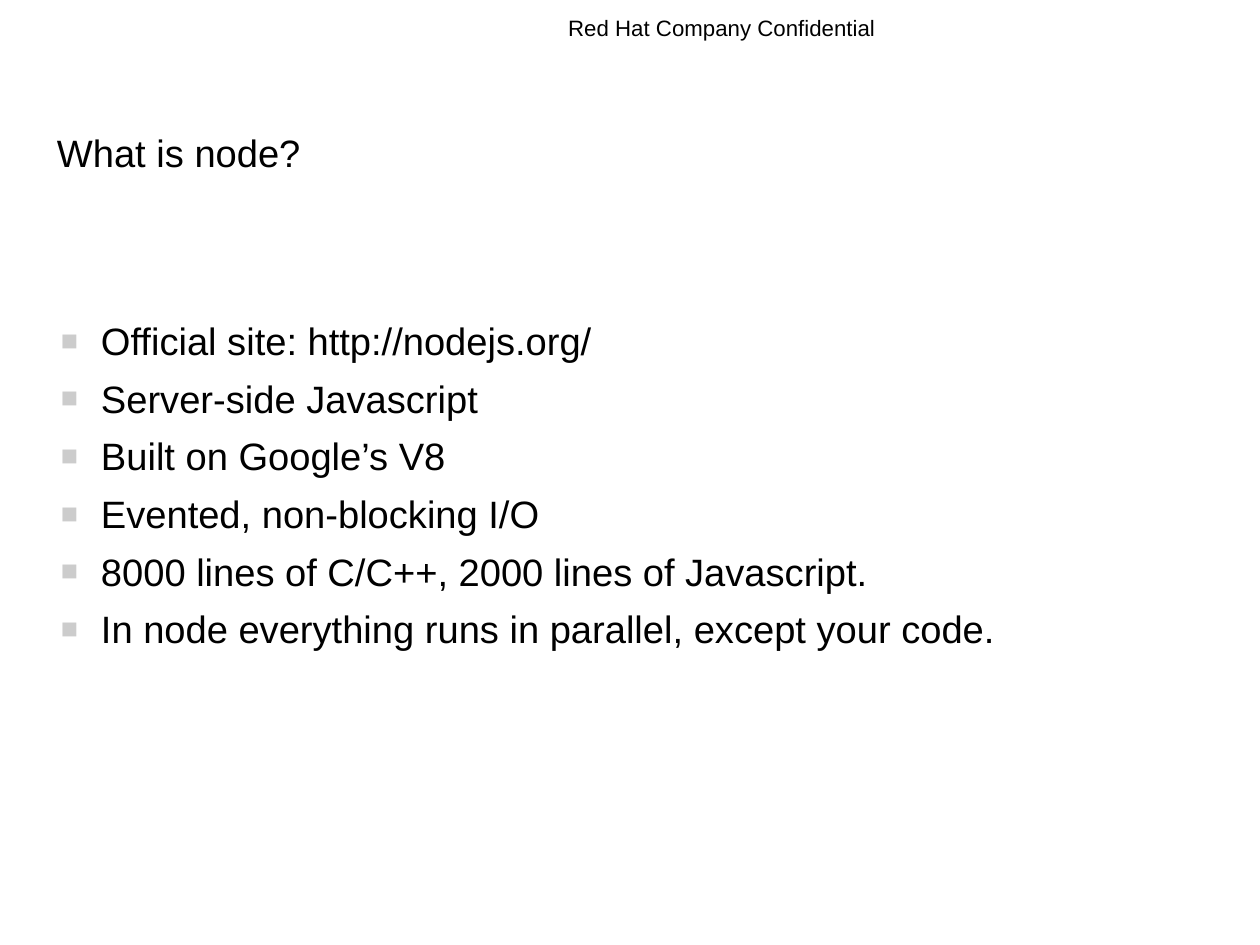
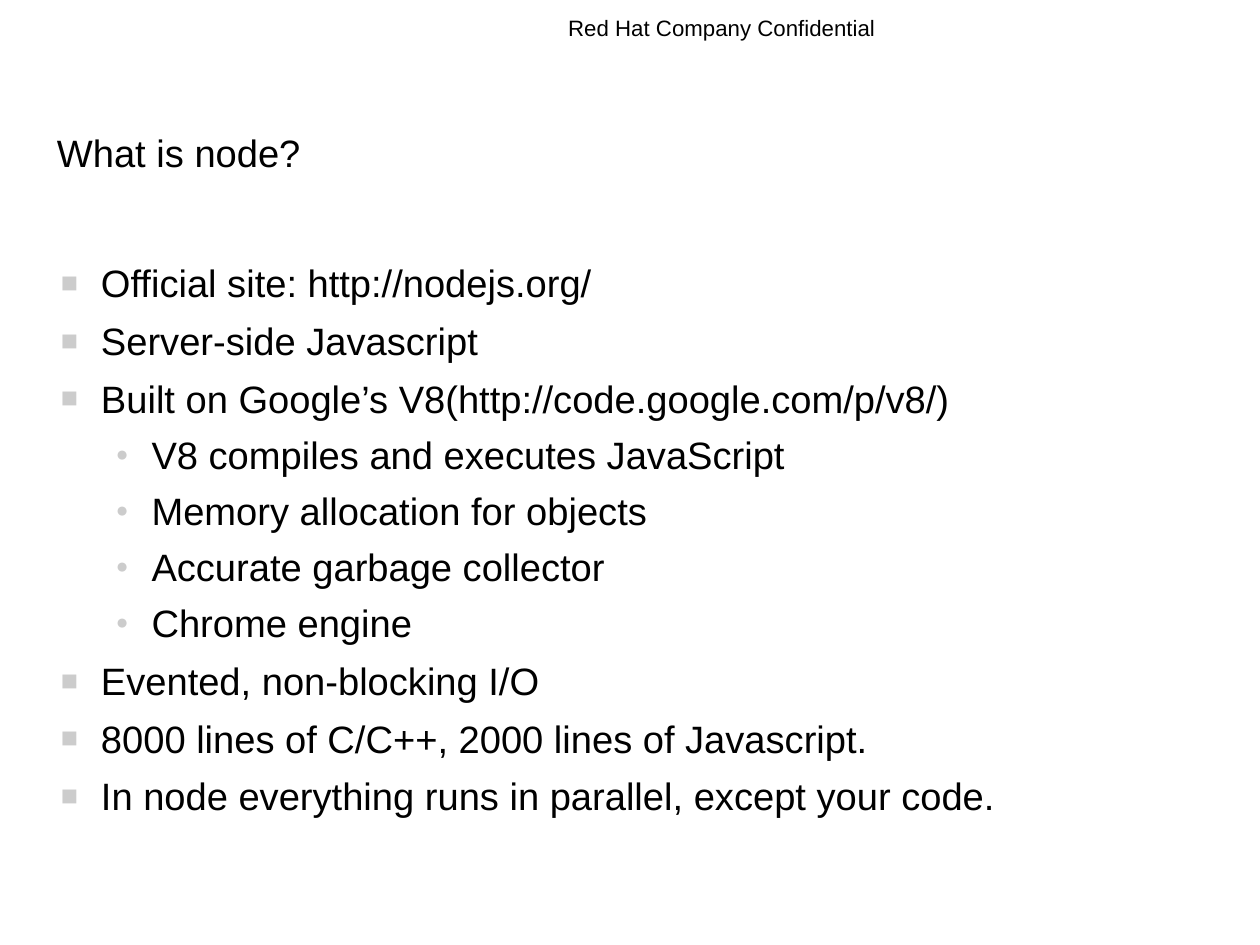
Before and after one commit to rhyw/node-trial, a slide deck: slide 3 of node-introduction.odp. Drawn at 1260x945 pixels with LibreOffice and Linux fonts; fonts in the diff are those of the drawing; background and template pictures are left out. Boxes give left, top, right and bottom in pixels: in the first picture for what was removed or moved away, otherwise in the second. Text is boxed around its words. In the diff, an @@ line names an element or a change of style, - is before the commit and + after.

```diff
--- a/node-introduction.odp
+++ b/node-introduction.odp
@@ text at <box>101,385,949,645</box>: text changed @@
-■ Built on Google’s V8
+■ Built on Google’s V8(http://code.google.com/p/v8/)
+  ● V8 compiles and executes JavaScript
+  ● Memory allocation for objects
+  ● Accurate garbage collector
+  ● Chrome engine
```
Also in this commit, not shown: 13 other slides changed, 6 slides added, 1 slide removed.
